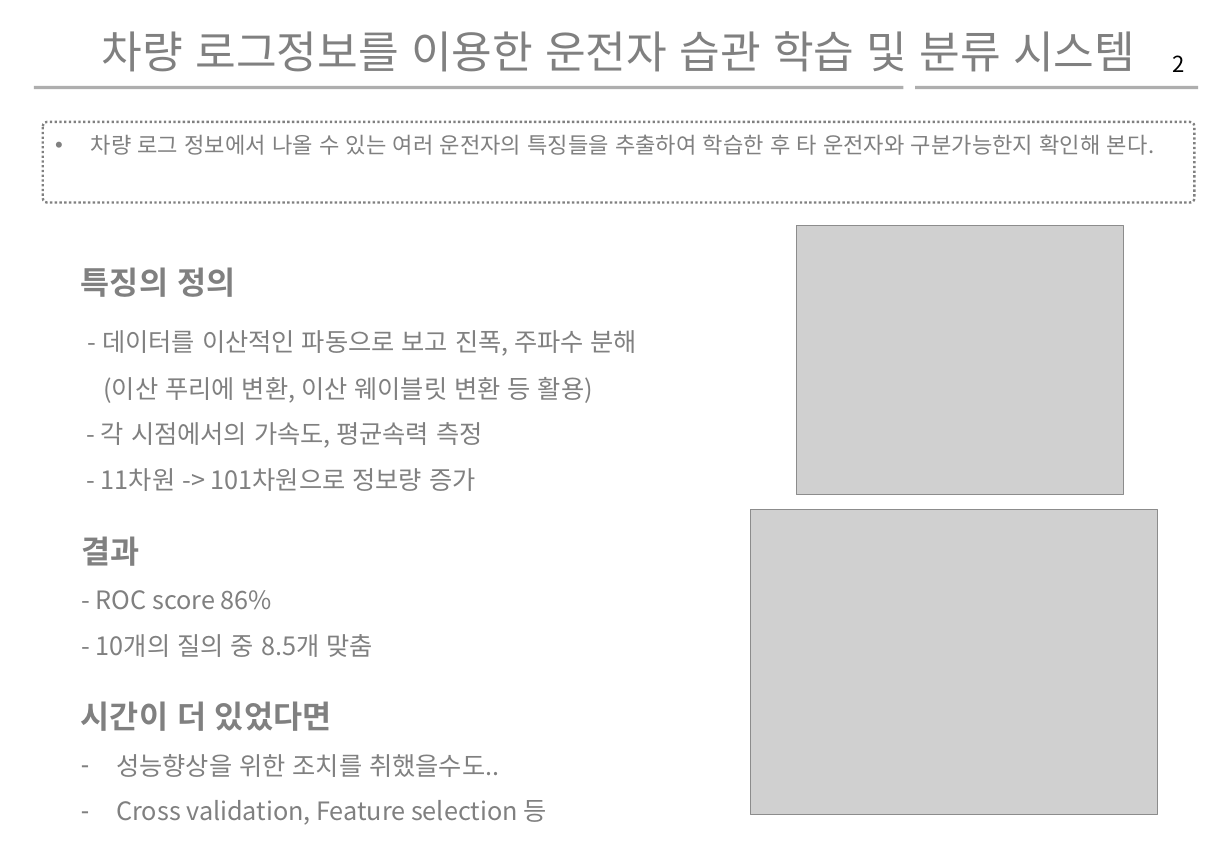
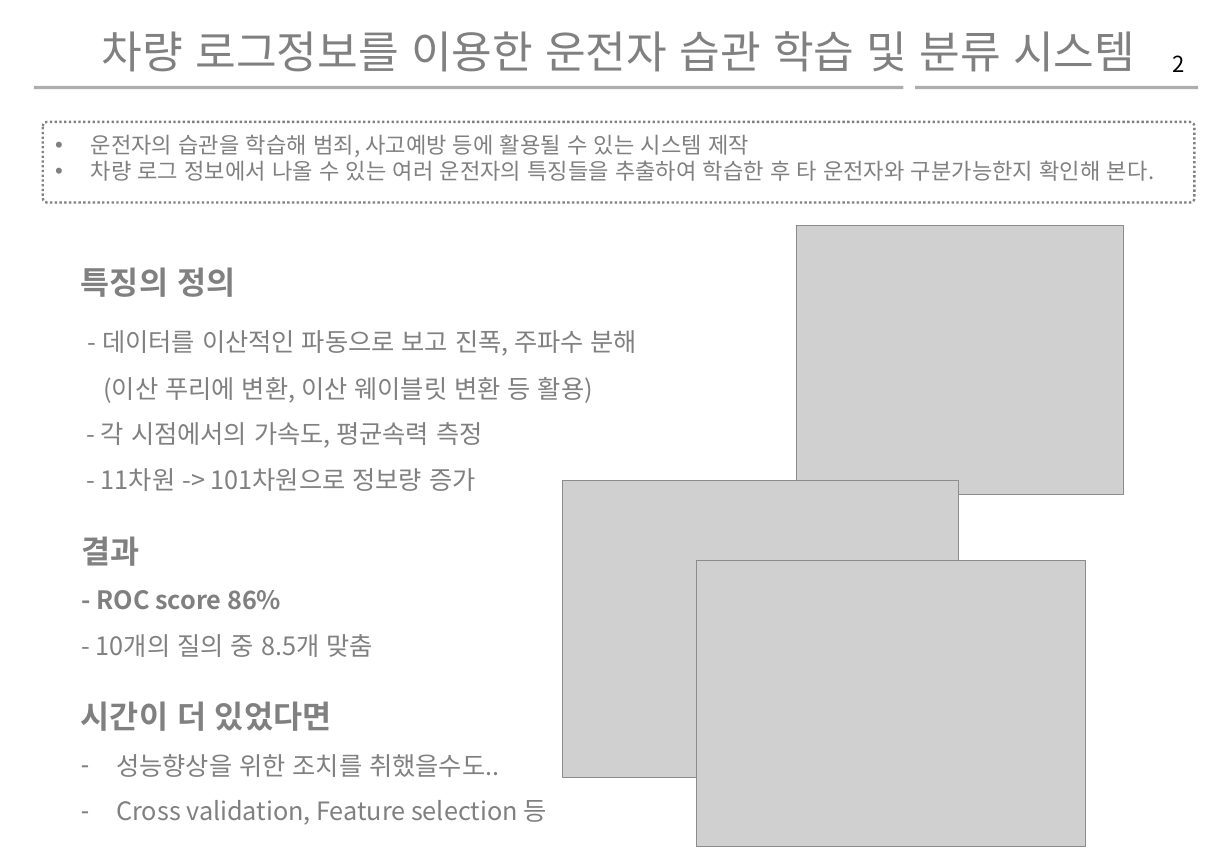
Before and after one commit to powersimmani/yonom, a slide deck: slide 2 of 현대자동차해커톤_산출물양식.pptx. Drawn at 1232x853 pixels with LibreOffice and Linux fonts; fonts in the diff are those of the drawing; grey boxes stand for pictures; background and template pictures are left out. Boxes give left, top, right and bottom in pixels: in the first picture for what was removed or moved away, otherwise in the second. Text is boxed around its words. In the diff, an @@ line names an element or a change of style, - is before the commit and + after.

```diff
--- a/현대자동차해커톤_산출물양식.pptx
+++ b/현대자동차해커톤_산출물양식.pptx
@@ text at (x1=91, y1=134, x2=749, y2=157): paragraph added @@
+• 운전자의 습관을 학습해 범죄, 사고예방 등에 활용될 수 있는 시스템 제작
@@ picture added at (x1=562, y1=480, x2=959, y2=777) @@
@@ picture resized from (x1=751, y1=510, x2=1158, y2=816) to (x1=697, y1=561, x2=1086, y2=847) @@
@@ text at (x1=97, y1=590, x2=281, y2=610): bold on in "- ROC score 86%" @@
```
Also in this commit, not shown: 1 other slide changed.
